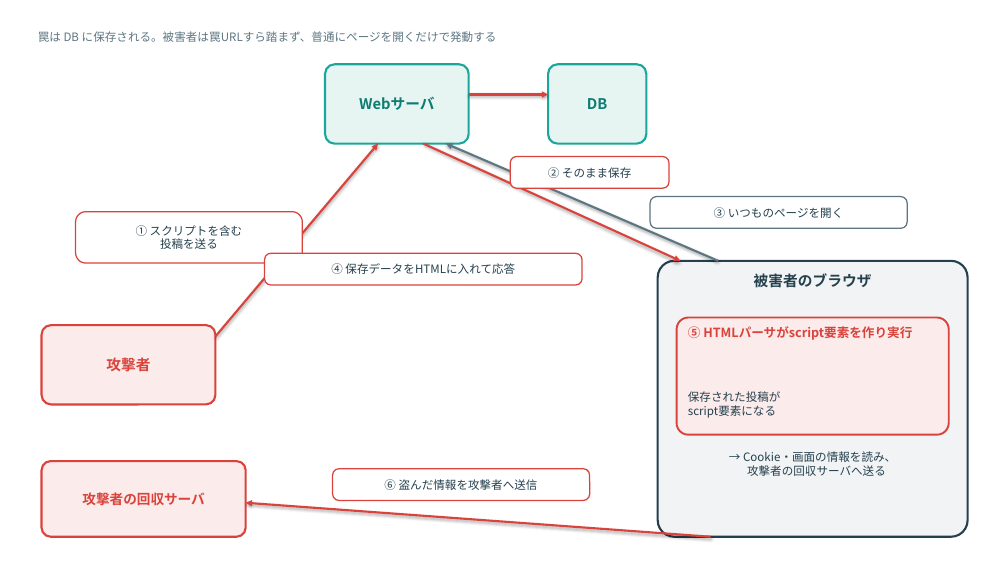
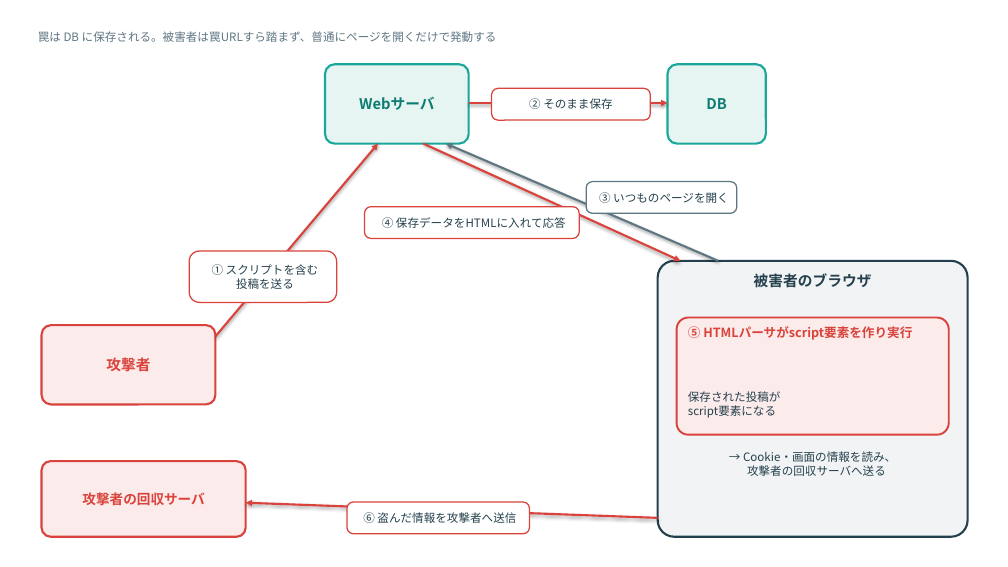
Before and after one commit to nico0748/tech-boosters, a slide deck: slide 4 of deep-dive/drafts/no.1-xss/image/HTMLパーサ図.pptx. Drawn at 1008x567 pixels with LibreOffice and Linux fonts; fonts in the diff are those of the drawing. Boxes give left, top, right and bottom in pixels: in the first picture for what was removed or moved away, otherwise in the second. Text is boxed around its words. In the diff, an @@ line names an element or a change of style, - is before the commit and + after.

```diff
--- a/deep-dive/drafts/no.1-xss/image/HTMLパーサ図.pptx
+++ b/deep-dive/drafts/no.1-xss/image/HTMLパーサ図.pptx
@@ rounded rectangle: place and size @@
-rounded rectangle at box(510, 157, 669, 188)
+rounded rectangle at box(492, 88, 650, 120)
@@ text "② そのまま保存": place and size @@
-text "② そのまま保存" at box(548, 167, 631, 178)
+text "② そのまま保存" at box(529, 98, 612, 109)
@@ text "DB": place and size @@
-text "DB" at box(587, 98, 608, 109)
+text "DB" at box(706, 98, 727, 109)
@@ rounded rectangle: place and size @@
-rounded rectangle at box(548, 64, 647, 144)
+rounded rectangle at box(668, 64, 766, 144)
@@ arrow moved from (469, 95) - (548, 95) to (469, 103) - (668, 103) @@
@@ rounded rectangle: place and size @@
-rounded rectangle at box(265, 253, 582, 285)
+rounded rectangle at box(364, 206, 579, 238)
@@ rounded rectangle: place and size @@
-rounded rectangle at box(650, 197, 907, 228)
+rounded rectangle at box(586, 181, 737, 213)
@@ text "③ いつものページを開く": place and size @@
-text "③ いつものページを開く" at box(714, 207, 844, 218)
+text "③ いつものページを開く" at box(599, 192, 729, 203)
@@ text "④ 保存データをHTMLに入れて応答": place and size @@
-text "④ 保存データをHTMLに入れて応答" at box(331, 263, 515, 274)
+text "④ 保存データをHTMLに入れて応答" at box(382, 217, 566, 228)
@@ rounded rectangle: place and size @@
-rounded rectangle at box(76, 212, 302, 263)
+rounded rectangle at box(189, 251, 337, 302)
@@ text "① スクリプトを含む": place and size @@
-text "① スクリプトを含む" at box(136, 225, 243, 249)
+text "① スクリプトを含む" at box(212, 264, 319, 289)
@@ arrow moved from (711, 537) - (246, 503) to (658, 518) - (246, 503) @@
@@ rounded rectangle: place and size @@
-rounded rectangle at box(333, 469, 590, 501)
+rounded rectangle at box(347, 502, 529, 534)
@@ text "⑥ 盗んだ情報を攻撃者へ送信": place and size @@
-text "⑥ 盗んだ情報を攻撃者へ送信" at box(384, 479, 538, 490)
+text "⑥ 盗んだ情報を攻撃者へ送信" at box(363, 512, 516, 523)
```
Also in this commit, not shown: 2 other slides changed, 4 other files.
